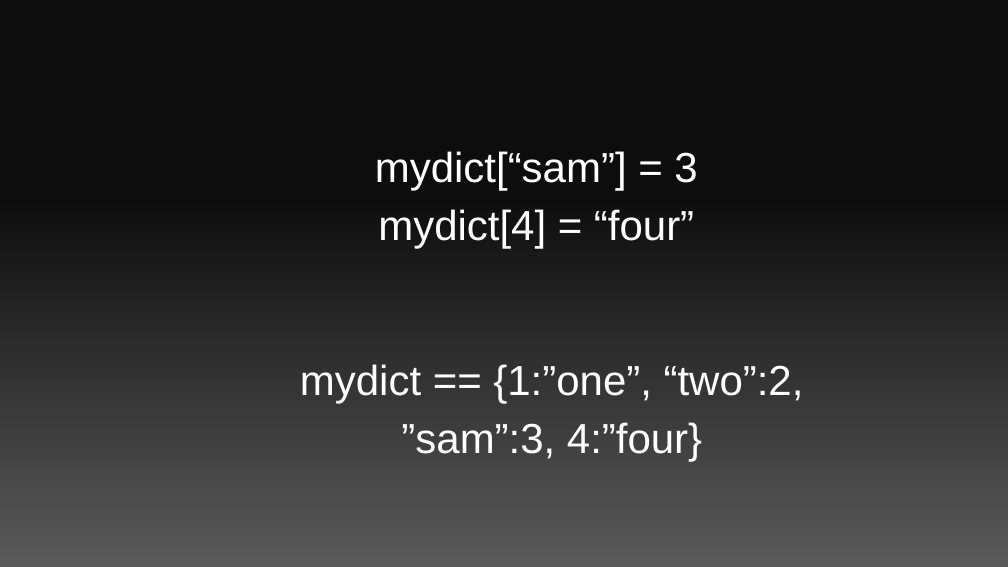
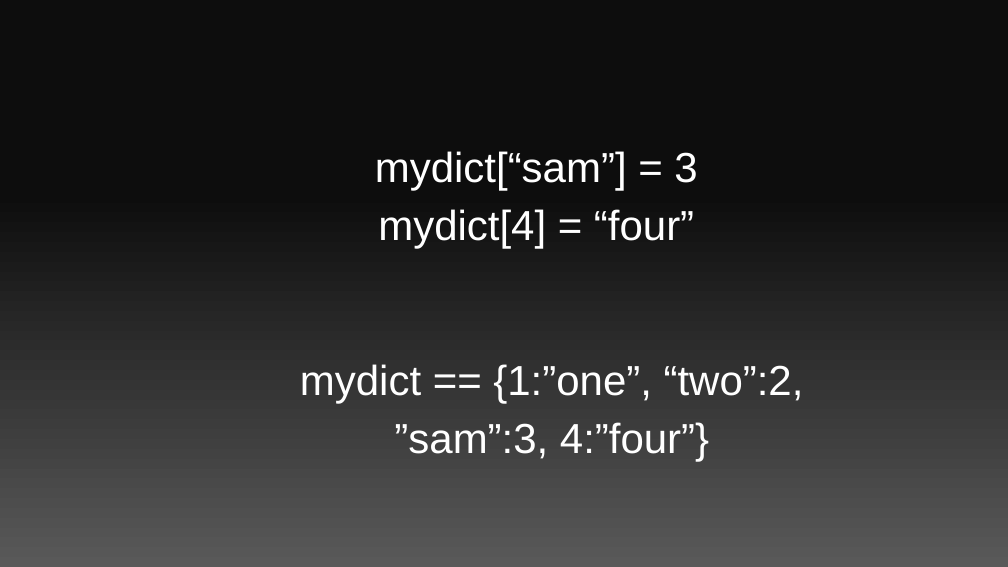
Before and after one commit to Pobbylee/fastcampus_python, a slide deck: slide 71 of 160106/160106.pptx. Drawn at 1008x567 pixels with LibreOffice and Linux fonts; fonts in the diff are those of the drawing. Boxes give left, top, right and bottom in pixels: in the first picture for what was removed or moved away, otherwise in the second. Text is boxed around its words. In the diff, an @@ line names an element or a change of style, - is before the commit and + after.

```diff
--- a/160106/160106.pptx
+++ b/160106/160106.pptx
@@ text at box(300, 364, 804, 461): text changed @@
-mydict == {1:”one”, “two”:2, ”sam”:3, 4:”four}
+mydict == {1:”one”, “two”:2, ”sam”:3, 4:”four”}
```
Also in this commit, not shown: 2 other slides changed, 7 other files.
